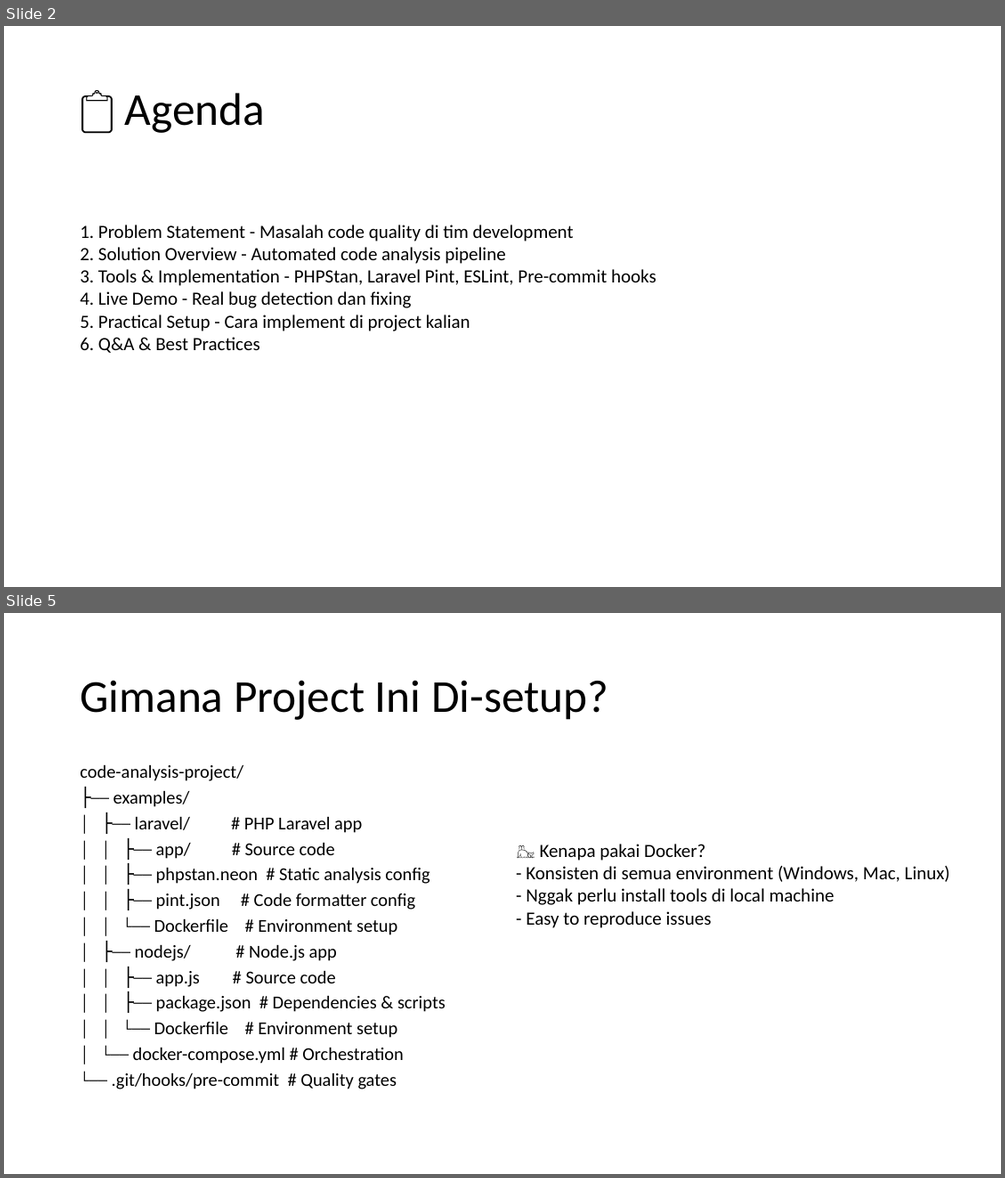
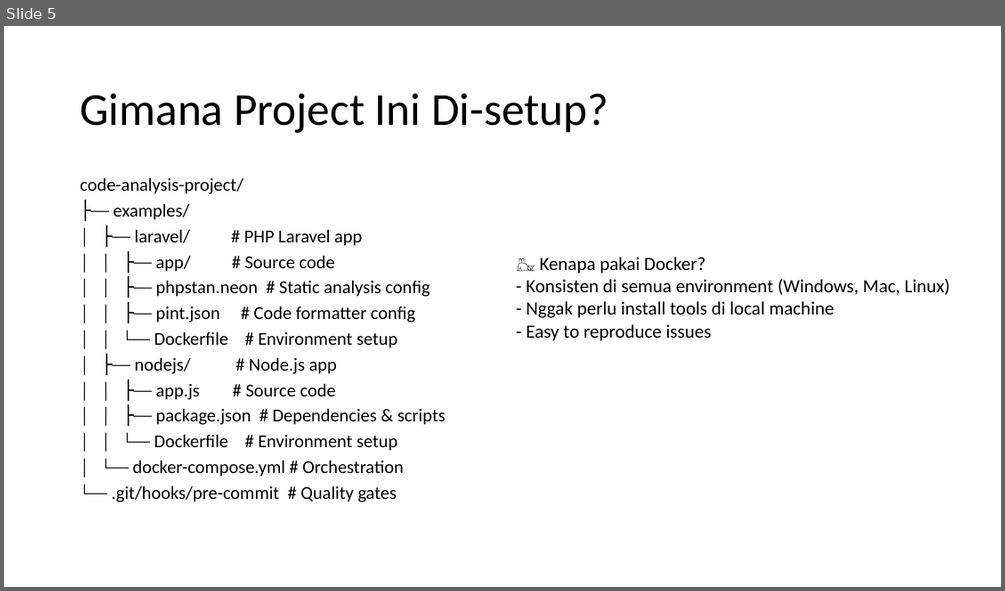
Before and after one commit to njulioiyoo/code-analysis-laravel-nodejs, a slide deck: slides/JNO - Sharing Session Code Analysis.pptx. Shown one above the other, each under a label of ours: slides 2 and 5 before the commit, slide 5 after it; the slides between them are not shown. The pictures are 1005x1178 and 1005x591 pixels, drawn with LibreOffice and Linux fonts; fonts in the diff are those of the drawing; background and template pictures are left out. Boxes give left, top, right and bottom in pixels: in the first picture for what was removed or moved away, otherwise in the second. Text is boxed around its words. In the diff, an @@ line names an element or a change of style, - is before the commit and + after.

```diff
--- a/slides/JNO - Sharing Session Code Analysis.pptx
+++ b/slides/JNO - Sharing Session Code Analysis.pptx
@@ slide 2 removed at (4, 26, 1001, 587), background picture (left out) @@
@@ title removed at (125, 93, 265, 133) @@
-📋 Agenda
@@ text removed at (80, 224, 656, 353) @@
-1. Problem Statement - Masalah code quality di tim development
-2. Solution Overview - Automated code analysis pipeline
-3. Tools & Implementation - PHPStan, Laravel Pint, ESLint, Pre-commit hooks
-4. Live Demo - Real bug detection dan fixing
-5. Practical Setup - Cara implement di project kalian
-6. Q&A & Best Practices
```
Also in this commit, not shown: 4 slides changed, 2 slides added, 1 other slide removed, 16 other files.
